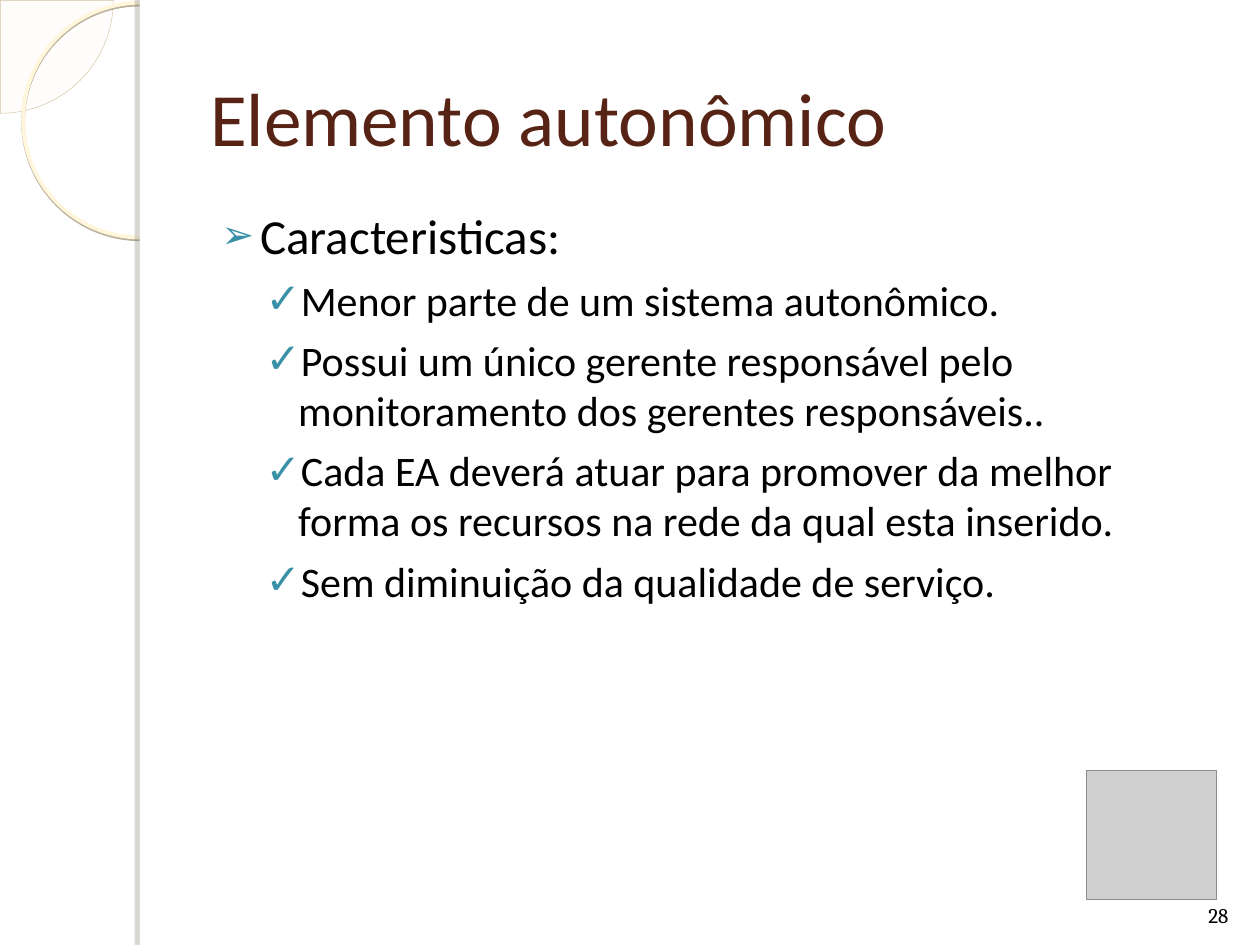
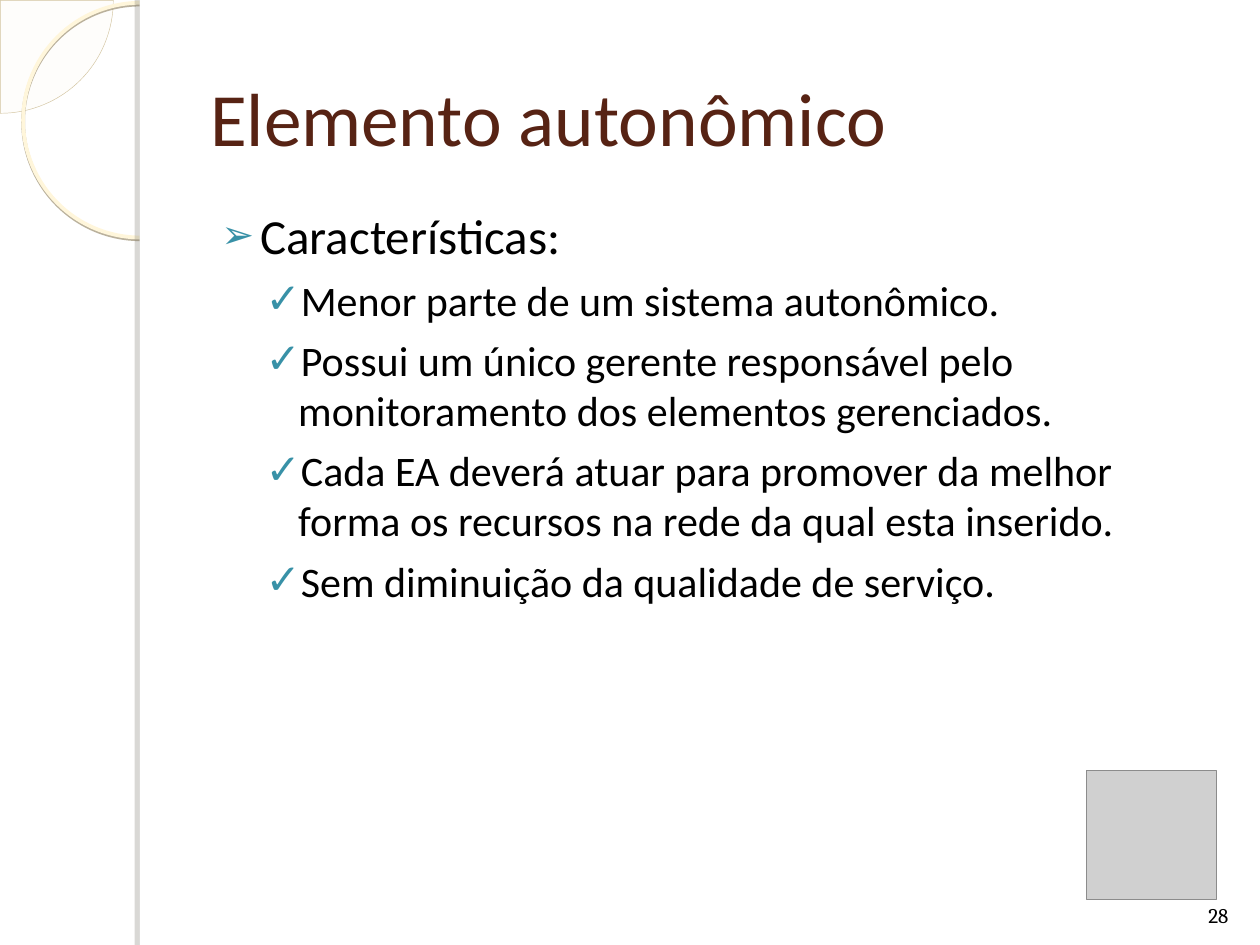
Before and after one commit to humbertogaliza/relatorio-mob655, a slide deck: slide 28 of Apresentação Redes Autonômicas.ppt. Drawn at 1260x945 pixels with LibreOffice and Linux fonts; fonts in the diff are those of the drawing; grey boxes stand for pictures; background and template pictures are left out. Boxes give left, top, right and bottom in pixels: in the first picture for what was removed or moved away, otherwise in the second. Text is boxed around its words. In the diff, an @@ line names an element or a change of style, - is before the commit and + after.

```diff
--- a/Apresentação Redes Autonômicas.ppt
+++ b/Apresentação Redes Autonômicas.ppt
@@ text at box(260, 220, 560, 255): text changed @@
-➢ Caracteristicas:
+➢ Características:
@@ text at box(298, 346, 1052, 434): text changed @@
-  ✓ Possui um único gerente responsável pelo monitoramento dos gerentes responsáveis..
+  ✓ Possui um único gerente responsável pelo monitoramento dos elementos gerenciados.
```
Also in this commit, not shown: 6 other slides changed, 2 slides added, 1 other file.
